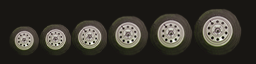
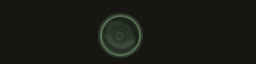
Revision of a layered 256 x 64 image; what changed, layer by layer:
added layer "Layer 21" above "Layer 24" over [100, 15, 141, 56]
added layer "Layer 24" above "Layer 23" over [101, 15, 141, 54]
added layer "Layer 23" (70%) above "Ellipse 1" over [103, 30, 136, 53]
added layer "Ellipse 1" (34%) above "Layer 22" over [114, 30, 126, 42]
added layer "Layer 22" (67%) above "Layer 20" over [118, 34, 123, 38]
added layer "Layer 20" above "Layer 18" over [98, 13, 143, 58]
hid "000087730020" (2nd of 2) over [9, 8, 242, 56]
